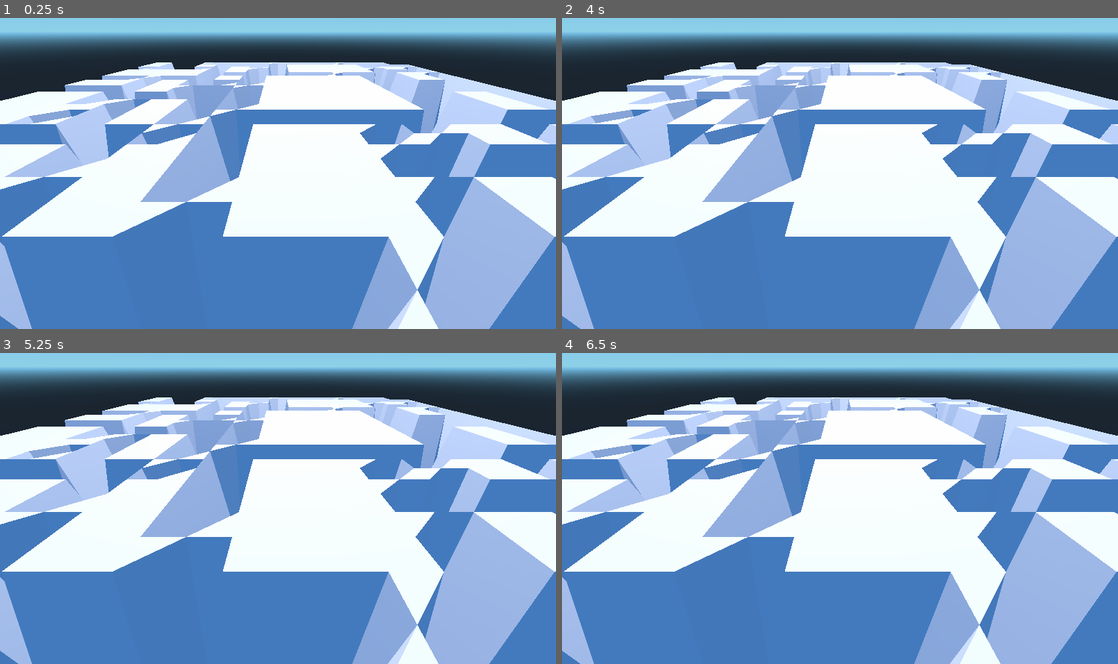
Above: before the commit, frames 1-4 (two rows, left to right).
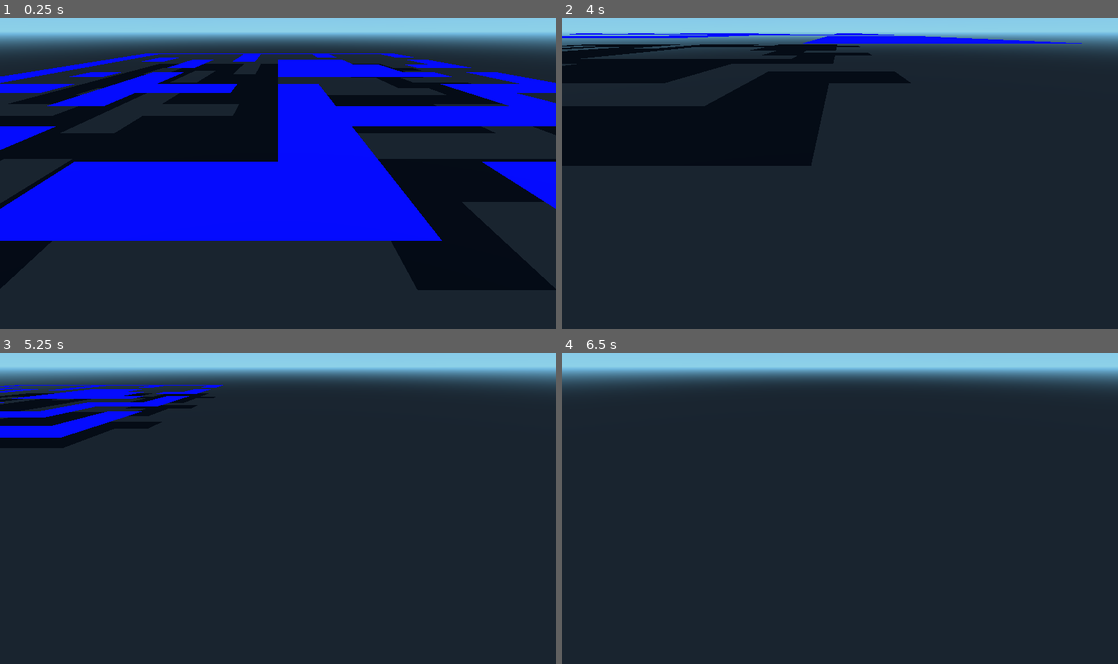
Above: after the commit, the same moments.

Repository: MichaelReel/3DAreaGen
Game: Godot game, scene res://scenes/Root.tscn
Same seed, same stepped clock (60 frames per second), same inputs: the game is played once before the commit and once after it.
Inputs:
- Up to frame 1 (0.25 s): no input
- Up to frame 2 (4 s): tap Enter at 0.5, 2.75 s; hold Keypad 2 (camera_backward, bound only after the commit) 0.53-1.28 s; tap Keypad 1 (camera_down, bound only after the commit) at 0.8, 1.35 s; tap Keypad 8 (camera_forward, bound only after the commit) at 1.55 s; tap Space at 2, 3.5 s; hold Keypad 8 (camera_forward, bound only after the commit) 2.03-2.78 s; tap Keypad 4 (camera_left, bound only after the commit) at 2.3, 2.85 s; tap Keypad 6 (camera_right, bound only after the commit) at 3.05 s; hold Keypad 6 (camera_right, bound only after the commit) from 3.53 s (still down); tap Keypad 7 (camera_up, bound only after the commit) at 3.8 s
- Up to frame 3 (5.25 s): release Keypad 6 (camera_right, bound only after the commit) at 4.28 s; tap Keypad 7 (camera_up, bound only after the commit) at 4.35 s; tap Keypad 2 (camera_backward, bound only after the commit) at 4.55 s; tap Enter at 5 s; hold Keypad 2 (camera_backward, bound only after the commit) from 5.03 s (still down)
- Up to frame 4 (6.5 s): tap Keypad 1 (camera_down, bound only after the commit) at 5.3, 5.85 s; release Keypad 2 (camera_backward, bound only after the commit) at 5.78 s; tap Keypad 8 (camera_forward, bound only after the commit) at 6.05 s

The runs differ from the first frame. In frame 1, 84% of the frame differs, in the area x 0-100%, y 11-100%; in frame 2, 87%, in the area x 0-100%, y 4-100%; in frame 3, 84%; in frame 4, 82%.

Commit message:
Added some camera movement controls. Offset raised and lowered tiles to mark path. Used shader color to further mark tiles.

Diff:
--- a/project.godot
+++ b/project.godot
@@ -14,6 +14,21 @@
 run/main_scene="res://scenes/Root.tscn"
 config/icon="res://icon.png"
 
+[input]
+
+camera_forward=[ Object(InputEventKey,"resource_local_to_scene":false,"resource_name":"","device":0,"alt":false,"shift":false,"control":false,"meta":false,"command":false,"pressed":false,"scancode":16777358,"unicode":0,"echo":false,"script":null)
+ ]
+camera_backward=[ Object(InputEventKey,"resource_local_to_scene":false,"resource_name":"","device":0,"alt":false,"shift":false,"control":false,"meta":false,"command":false,"pressed":false,"scancode":16777352,"unicode":0,"echo":false,"script":null)
+ ]
+camera_left=[ Object(InputEventKey,"resource_local_to_scene":false,"resource_name":"","device":0,"alt":false,"shift":false,"control":false,"meta":false,"command":false,"pressed":false,"scancode":16777354,"unicode":0,"echo":false,"script":null)
+ ]
+camera_right=[ Object(InputEventKey,"resource_local_to_scene":false,"resource_name":"","device":0,"alt":false,"shift":false,"control":false,"meta":false,"command":false,"pressed":false,"scancode":16777356,"unicode":0,"echo":false,"script":null)
+ ]
+camera_down=[ Object(InputEventKey,"resource_local_to_scene":false,"resource_name":"","device":0,"alt":false,"shift":false,"control":false,"meta":false,"command":false,"pressed":false,"scancode":16777351,"unicode":0,"echo":false,"script":null)
+ ]
+camera_up=[ Object(InputEventKey,"resource_local_to_scene":false,"resource_name":"","device":0,"alt":false,"shift":false,"control":false,"meta":false,"command":false,"pressed":false,"scancode":16777357,"unicode":0,"echo":false,"script":null)
+ ]
+
 [rendering]
 
 environment/default_environment="res://default_env.tres"
--- a/scenes/AreaMesh.tscn
+++ b/scenes/AreaMesh.tscn
@@ -1,13 +1,26 @@
-[gd_scene load_steps=2 format=2]
+[gd_scene load_steps=4 format=2]
 
 [ext_resource path="res://scripts/AreaMesh.gd" type="Script" id=1]
+
+[sub_resource type="Shader" id=1]
+
+code = "shader_type spatial;
+
+void fragment() {
+    ALBEDO = COLOR.rgb;
+}"
+
+[sub_resource type="ShaderMaterial" id=2]
+
+render_priority = 0
+shader = SubResource( 1 )
 
 [node name="Spatial" type="Spatial"]
 
 [node name="MeshInstance" type="MeshInstance" parent="." index="0"]
 
 layers = 1
-material_override = null
+material_override = SubResource( 2 )
 cast_shadow = 1
 extra_cull_margin = 0.0
 use_in_baked_light = false
@@ -18,6 +31,7 @@
 mesh = null
 skeleton = NodePath("..")
 script = ExtResource( 1 )
-grid_size = Vector2( 32, 32 )
-max_height = 0.2
+_sections_unfolded = [ "Geometry", "Visibility" ]
+grid_size = Vector2( 16, 16 )
+max_height = 0.03125
 gen_seed = 0
--- a/scenes/Root.tscn
+++ b/scenes/Root.tscn
@@ -1,15 +1,21 @@
-[gd_scene load_steps=2 format=2]
+[gd_scene load_steps=3 format=2]
 
 [ext_resource path="res://scenes/AreaMesh.tscn" type="PackedScene" id=1]
+[ext_resource path="res://scripts/CameraControl.gd" type="Script" id=2]
 
 [node name="Root" type="Spatial" index="0"]
 
 [node name="AreaMesh" parent="." index="0" instance=ExtResource( 1 )]
 
 transform = Transform( 1, 0, 0, 0, 1, 0, 0, 0, 1, -0.5, 0, -0.5 )
-_sections_unfolded = [ "Transform" ]
+_sections_unfolded = [ "Transform", "Visibility" ]
 
-[node name="Camera" type="Camera" parent="." index="1"]
+[node name="CameraMount" type="Spatial" parent="." index="1"]
+
+script = ExtResource( 2 )
+speed = 1.0
+
+[node name="Camera" type="Camera" parent="CameraMount" index="0"]
 
 transform = Transform( 1, 0, 0, 0, 0.866025, 0.5, 0, -0.5, 0.866025, 0, 0.1, 0.5 )
 keep_aspect = 1
@@ -29,6 +35,7 @@
 [node name="OmniLight" type="OmniLight" parent="." index="2"]
 
 transform = Transform( 1, 0, 0, 0, 1, 0, 0, 0, 1, 0, 0.79595, 0 )
+visible = false
 layers = 1
 light_color = Color( 1, 1, 1, 1 )
 light_energy = 1.0
--- a/scripts/AreaMesh.gd
+++ b/scripts/AreaMesh.gd
@@ -2,8 +2,8 @@
 
 var BaseLayout = load("res://scripts/RoguishGenerator.gd")
 
-export(Vector2) var grid_size  = Vector2(32,32)
-export(float)   var max_height = 0.2
+export(Vector2) var grid_size  = Vector2(16,16)
+export(float)   var max_height = 1.0 / 32.0
 export(int)     var gen_seed   = 0
 
 func _ready():
@@ -16,6 +16,8 @@
 	var surf_tool = SurfaceTool.new()
 	surf_tool.begin(Mesh.PRIMITIVE_TRIANGLES)
 
+	print ("used_rect: ", data.get_used_rect())
+
 	for cy in range(int(grid_size.y) - 1):
 		for cx in range(int(grid_size.x) - 1):
 
@@ -24,32 +26,42 @@
 			var x2 = (cx + 1)
 			var y2 = (cy + 1)
 
-			var tl = Vector3(cell_scale.x *  cx     , cell_scale.z * data.get_cell(x , y ), cell_scale.y *  cy     )
-			var tr = Vector3(cell_scale.x * (cx + 1), cell_scale.z * data.get_cell(x2, y ), cell_scale.y *  cy     )
-			var bl = Vector3(cell_scale.x *  cx     , cell_scale.z * data.get_cell(x , y2), cell_scale.y * (cy + 1))
-			var br = Vector3(cell_scale.x * (cx + 1), cell_scale.z * data.get_cell(x2, y2), cell_scale.y * (cy + 1))
+			var this_cell = 1.0 if data.get_cell(x , y) else 0.0
+
+			var tl = Vector3(cell_scale.x *  cx     , cell_scale.z * this_cell, cell_scale.y *  cy     )
+			var tr = Vector3(cell_scale.x * (cx + 1), cell_scale.z * this_cell, cell_scale.y *  cy     )
+			var bl = Vector3(cell_scale.x *  cx     , cell_scale.z * this_cell, cell_scale.y * (cy + 1))
+			var br = Vector3(cell_scale.x * (cx + 1), cell_scale.z * this_cell, cell_scale.y * (cy + 1))
 
 			var tlUv = Vector2(0,0)
 			var trUv = Vector2(1,0)
 			var blUv = Vector2(0,1)
 			var brUv = Vector2(1,1)
 
-			surf_tool.add_uv(tlUv)
+			var color = Color(0.0, 0.0, this_cell)
+
+			surf_tool.add_color(color)
+			# surf_tool.add_uv(tlUv)
 			surf_tool.add_vertex(tl)
 
-			surf_tool.add_uv(trUv)
+			surf_tool.add_color(color)
+			# surf_tool.add_uv(trUv)
 			surf_tool.add_vertex(tr)
 
-			surf_tool.add_uv(blUv)
+			surf_tool.add_color(color)
+			# surf_tool.add_uv(blUv)
 			surf_tool.add_vertex(bl)
 
-			surf_tool.add_uv(blUv)
+			surf_tool.add_color(color)
+			# surf_tool.add_uv(blUv)
 			surf_tool.add_vertex(bl)
 
-			surf_tool.add_uv(trUv)
+			surf_tool.add_color(color)
+			# surf_tool.add_uv(trUv)
 			surf_tool.add_vertex(tr)
 
-			surf_tool.add_uv(brUv)
+			surf_tool.add_color(color)
+			# surf_tool.add_uv(brUv)
 			surf_tool.add_vertex(br)
 
 	surf_tool.generate_normals()
--- /dev/null
+++ b/scripts/CameraControl.gd
@@ -0,0 +1,33 @@
+extends Spatial
+
+export var speed = 1.0
+
+# Intern variables.
+var direction = Vector3(0.0, 0.0, 0.0)
+
+func _input(event):
+	if event.is_action_pressed("camera_forward"):
+		direction.z = -1
+	elif event.is_action_pressed("camera_backward"):
+		direction.z = 1
+	elif not Input.is_action_pressed("camera_forward") and not Input.is_action_pressed("camera_backward"):
+		direction.z = 0
+
+	if event.is_action_pressed("camera_left"):
+		direction.x = -1
+	elif event.is_action_pressed("camera_right"):
+		direction.x = 1
+	elif not Input.is_action_pressed("camera_left") and not Input.is_action_pressed("camera_right"):
+		direction.x = 0
+
+	if event.is_action_pressed("camera_down"):
+		direction.y = -1
+	elif event.is_action_pressed("camera_up"):
+		direction.y = 1
+	elif not Input.is_action_pressed("camera_down") and not Input.is_action_pressed("camera_up"):
+		direction.y = 0
+
+
+
+func _process(delta):
+	translate(direction * speed * delta)
--- a/scripts/RoguishGenerator.gd
+++ b/scripts/RoguishGenerator.gd
@@ -26,9 +26,8 @@
 func draw_random_boxes(tile):
 	# randomize()
 	for i in 1000:
-		print (i)
 		var box = get_random_box()
-		if not box_collides(self.boxes, box):
+		if not box_collides(self.boxes, box) and not box.has_no_area() and map_bounds.encloses(box):
 			self.boxes.append(box)
 			draw_simple_tile_box(box, tile)
 
@@ -45,13 +44,14 @@
 	else:
 		height += rectangularity
 
-	print("map_bounds: ", self.map_bounds, ", width: ", width, ", height: ", height)
+	if int((self.map_bounds.size.x - width) / 2) == 0 or int((self.map_bounds.size.y - height) / 2) == 0:
+		# print ("Bad width or heigth! Width: ", width, ", height: ", height)
+		return Rect2()
 
 	var x = randi() % int((self.map_bounds.size.x - width) / 2) * 2 + 1
 	var y = randi() % int((self.map_bounds.size.y - height) / 2) * 2 + 1
 
-	var box = Rect2(x, y, width, height)
-	return box
+	return Rect2(x, y, width, height)
 
 func box_collides(boxes, box):
 	for b in boxes:
